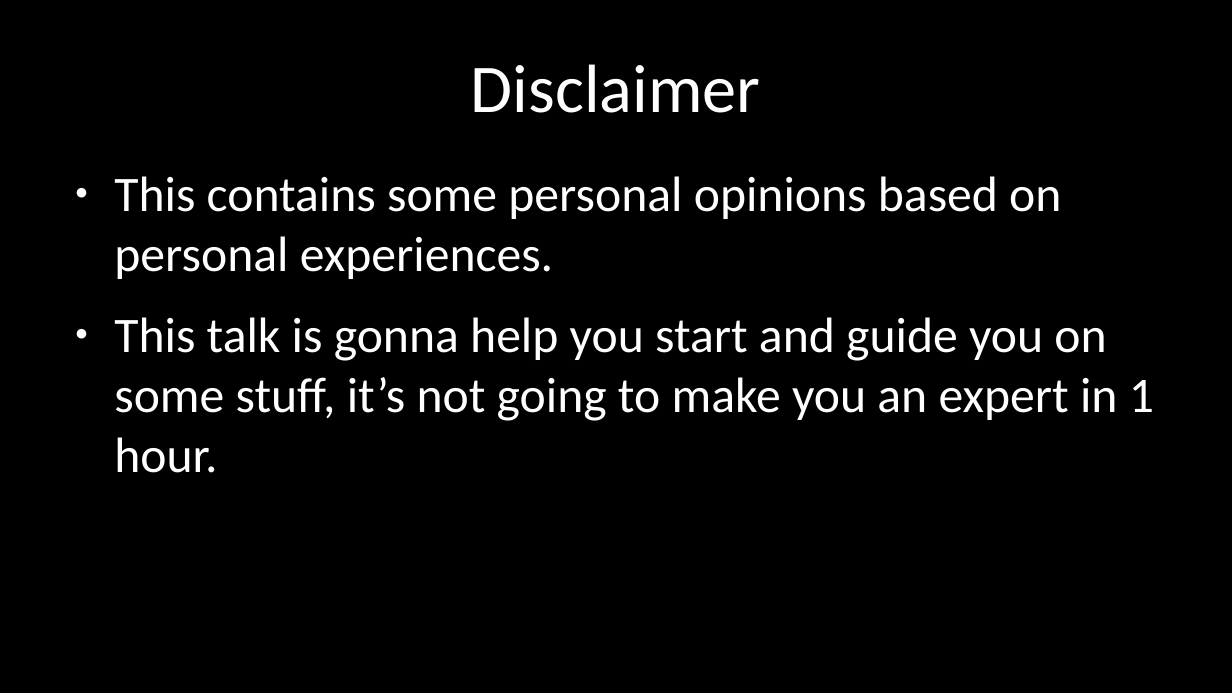
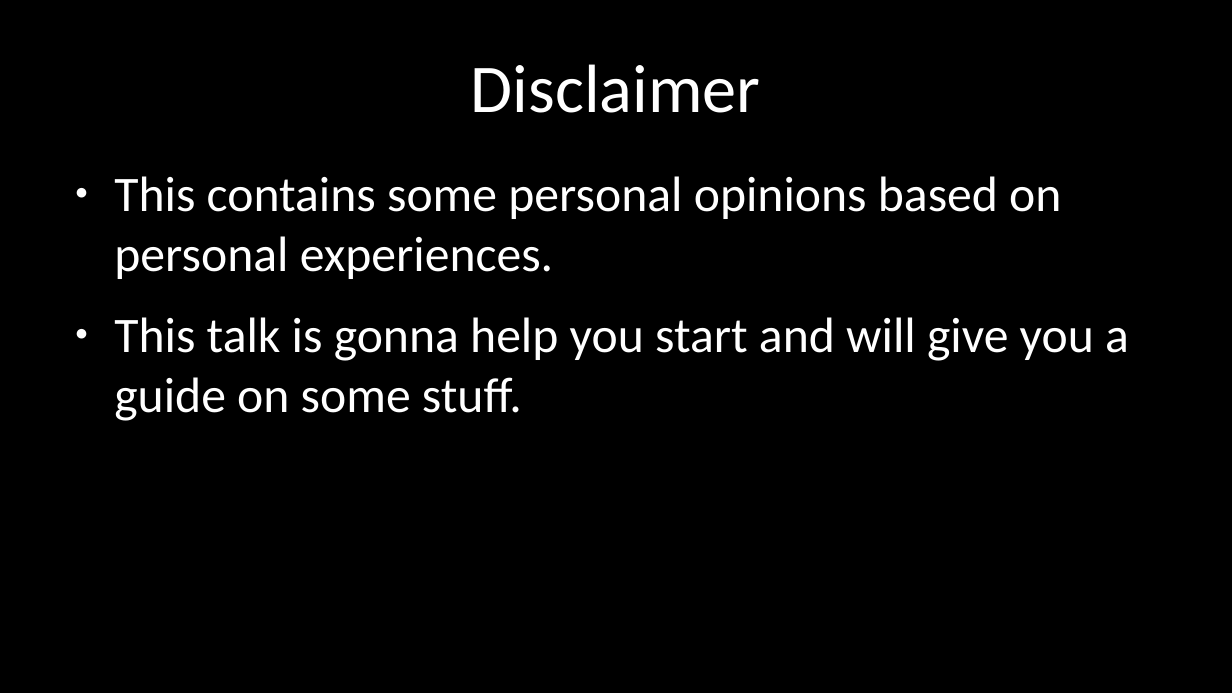
Before and after one commit to saedx1/talks, a slide deck: slide 2 of 02_python_intro/slides.odp. Drawn at 1232x693 pixels with LibreOffice and Linux fonts; fonts in the diff are those of the drawing. Boxes give left, top, right and bottom in pixels: in the first picture for what was removed or moved away, otherwise in the second. Text is boxed around its words. In the diff, an @@ line names an element or a change of style, - is before the commit and + after.

```diff
--- a/02_python_intro/slides.odp
+++ b/02_python_intro/slides.odp
@@ text at [114, 317, 1129, 421]: text changed @@
-● This talk is gonna help you start and guide you on some stuff, it’s not going to make you an expert in 1 hour.
+● This talk is gonna help you start and will give you a guide on some stuff.
```
Also in this commit, not shown: 1 other slide changed, 1 slide added, 5 other files.
